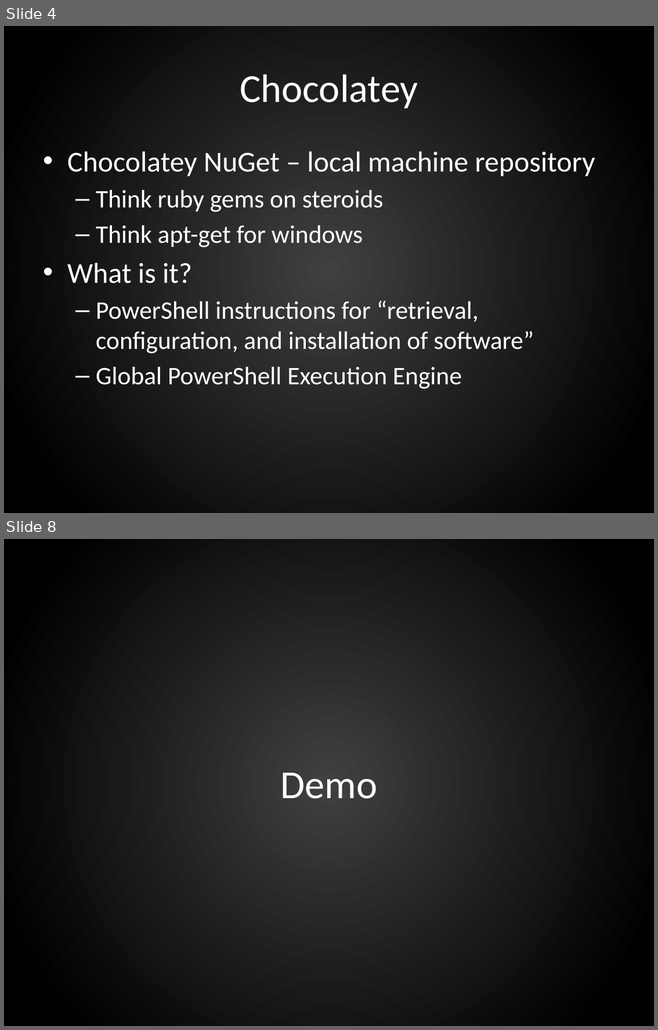
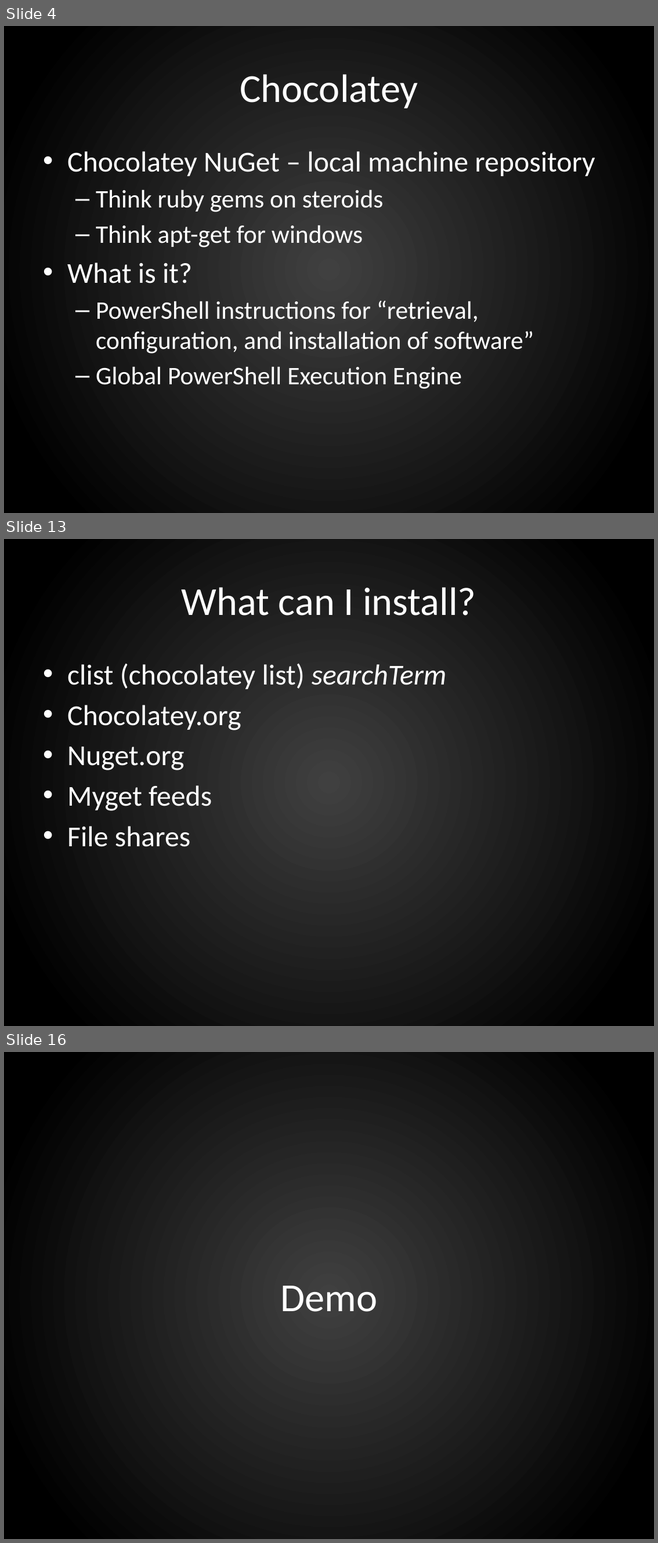
Before and after one commit to ferventcoder/presentations, a slide deck: windows/chocolatey/chocolatey.pptx. Shown one above the other, each under a label of ours: slides 4 and 8 before the commit, slides 4, 13 and 16 after it; the slides between them are not shown. The pictures are 658x1030 and 658x1543 pixels, drawn with LibreOffice and Linux fonts; fonts in the diff are those of the drawing; background and template pictures are left out. Boxes give left, top, right and bottom in pixels: in the first picture for what was removed or moved away, otherwise in the second. Text is boxed around its words. In the diff, an @@ line names an element or a change of style, - is before the commit and + after.

Commit message:
adding chocolatey slides

```diff
--- a/windows/chocolatey/chocolatey.pptx
+++ b/windows/chocolatey/chocolatey.pptx
@@ slide 13 added at [4,539,654,1026], background gradient #404040 to #000000 @@
@@ title added at [181,587,476,616], 44 pt, text #FFFFFF @@
+What can I install?
@@ text added at [67,664,446,847], 32 pt, text #FFFFFF @@
+• clist (chocolatey list) searchTerm
+• Chocolatey.org
+• Nuget.org
+• Myget feeds
+• File shares
@@ what was slide 8 is now slide 16 @@
```
Also in this commit, not shown: 4 slides changed, 16 other slides added, 2 slides removed.
